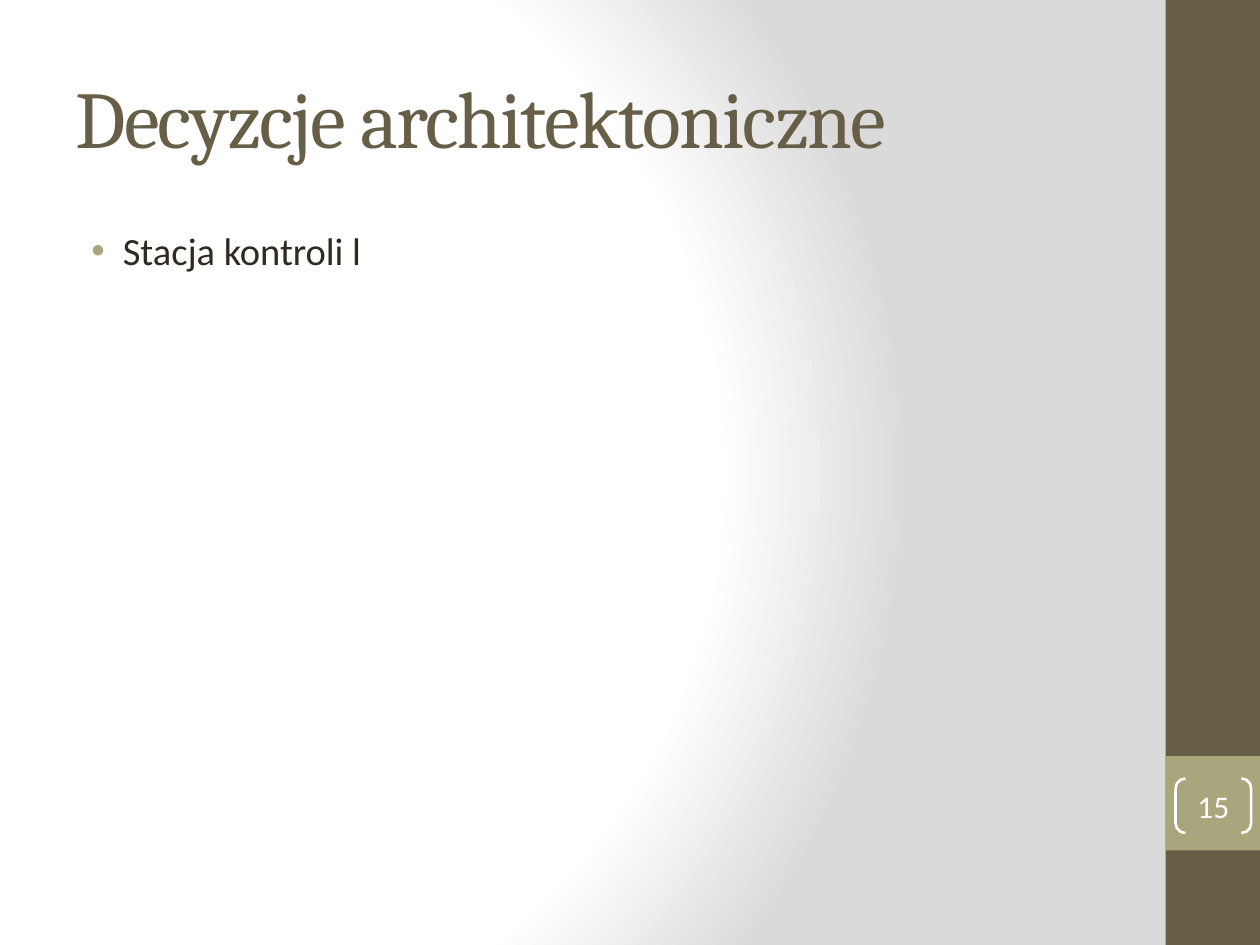
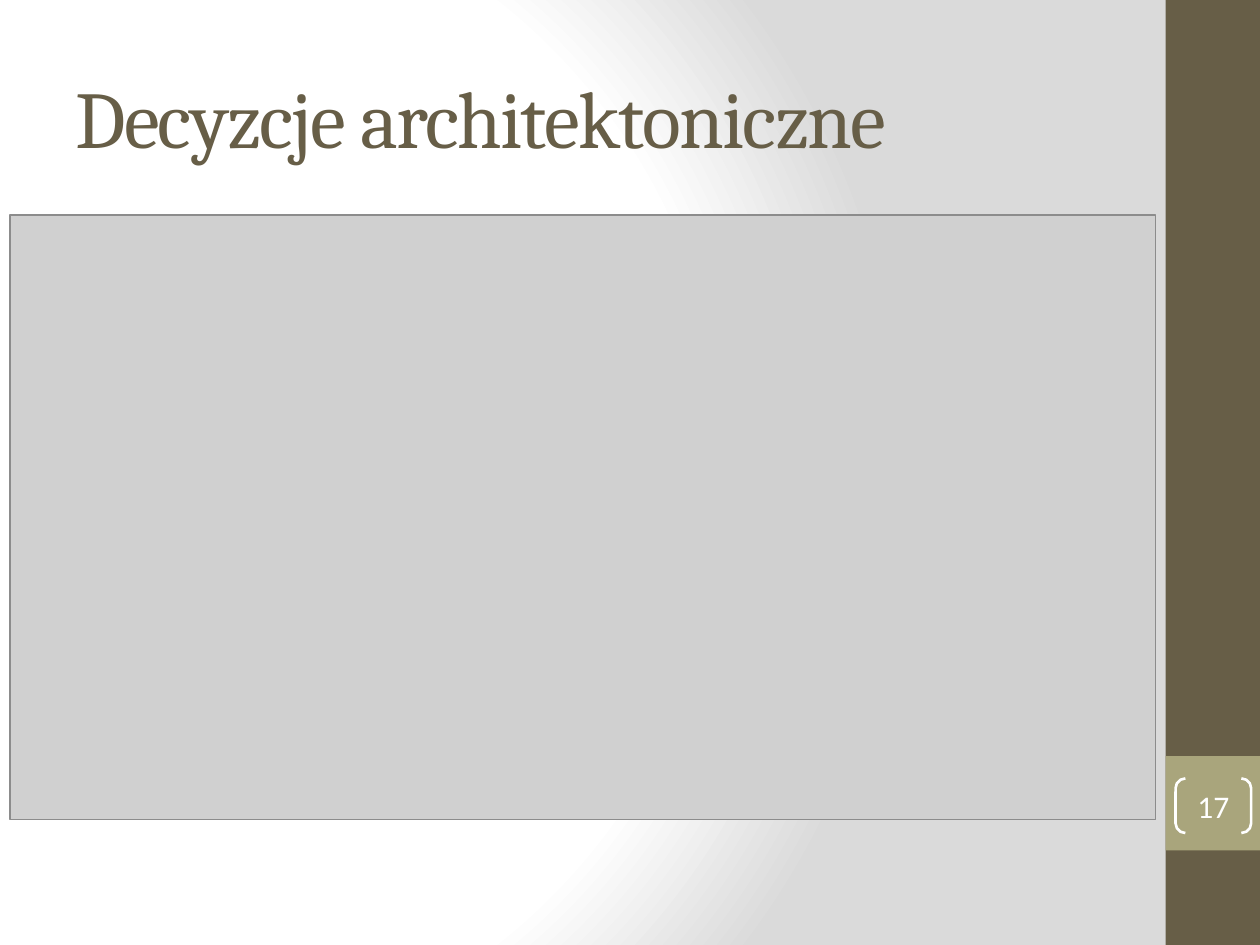
Before and after one commit to manisero/SemesterX, a slide deck: slide 17 of AIS/projekt/etap1/etap1.pptx (slide 15 before the commit). Drawn at 1260x945 pixels with LibreOffice and Linux fonts; fonts in the diff are those of the drawing; grey boxes stand for pictures. Boxes give left, top, right and bottom in pixels: in the first picture for what was removed or moved away, otherwise in the second. Text is boxed around its words. In the diff, an @@ line names an element or a change of style, - is before the commit and + after.

```diff
--- a/AIS/projekt/etap1/etap1.pptx
+++ b/AIS/projekt/etap1/etap1.pptx
@@ picture added at bbox=[10, 215, 1155, 820] @@
@@ text removed at bbox=[123, 238, 361, 272] @@
-• Stacja kontroli l
@@ page number at bbox=[1197, 798, 1229, 818]: text changed @@
-15
+17
```
Also in this commit, not shown: 5 other slides changed, 2 slides added, 1 other file.
